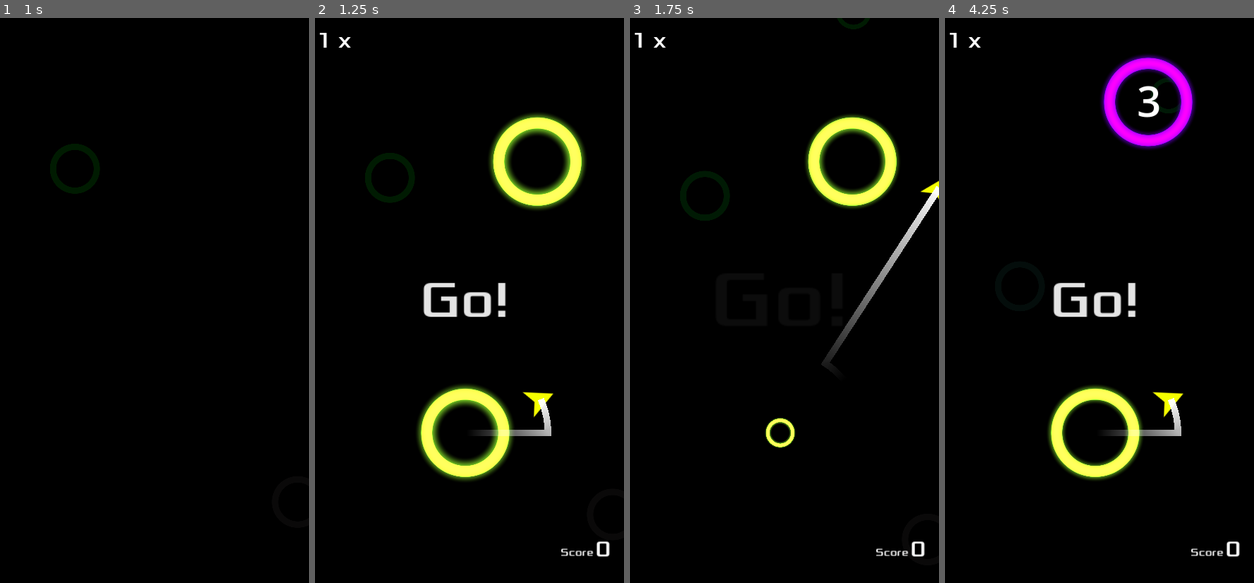
Above: before the commit, frames 1-4 (left to right).
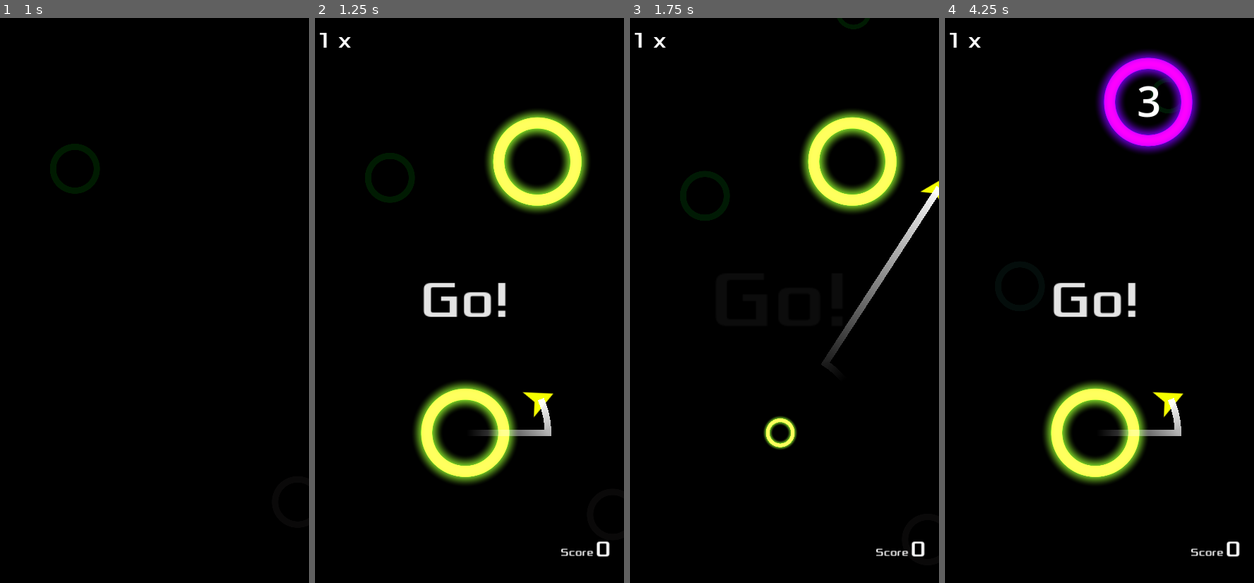
Above: after the commit, the same moments.

Repository: jrenato/circle_jump
Game: Godot game, scene res://Game/main.tscn
Same seed, same stepped clock (60 frames per second), same inputs: the game is played once before the commit and once after it. Sound files missing from this copy of the repository are replaced by a short silence.
Inputs (mouse positions are in pixels of both pictures, inside the frame that each line leads up to):
- Up to frame 1 (1 s): click "Start" at 0.5 s
- Up to frame 2 (1.25 s): no input
- Up to frame 3 (1.75 s): tap Enter at 1.25 s; move the mouse to (849, 272) at 1.27 s; hold Right (ui_right) from 1.28 s (still down); hold Ctrl from 1.28 s (still down); click (849, 272) at 1.42 s
- Up to frame 4 (4.25 s): release Right (ui_right) at 2 s; release Ctrl at 2 s; drag from (1031, 328) to (1167, 159) at 2.02 s; move the mouse to (1127, 176) at 2.77 s; hold Right (ui_right) 2.78-3.5 s; tap Z at 2.85 s; click "Retry" at 3.5 s

Frame 1 is identical in both runs. In frame 2, 3.8% of the frame differs, in the area x 31-89%, y 16-83%; in frame 3, 2.5%; in frame 4, 4.6%, in the area x 31-83%, y 5-83%.

Commit message:
Fixed circle capture effect

Diff:
--- a/Game/Circle/circle.gd
+++ b/Game/Circle/circle.gd
@@ -52,7 +52,8 @@
 
 	# Update the theme
 	sprite.material = sprite.material.duplicate()
-	sprite_effect.material = sprite.material
+	sprite_effect.material = sprite_effect.material.duplicate()
+	sprite_effect.material.set_shader_parameter("color", sprite.material.get_shader_parameter("color"))
 	orbit_progress_bar.tint_progress = Settings.theme["circle_fill"]
 
 	# Randomize the orbit direction
--- a/Game/Circle/circle.tscn
+++ b/Game/Circle/circle.tscn
@@ -1,8 +1,9 @@
-[gd_scene load_steps=13 format=3 uid="uid://cj7a4lchc8gh8"]
+[gd_scene load_steps=14 format=3 uid="uid://cj7a4lchc8gh8"]
 
 [ext_resource type="Script" path="res://Game/Circle/circle.gd" id="1_1qqjh"]
 [ext_resource type="Texture2D" uid="uid://d2cyw3pwjae06" path="res://Assets/Images/circle_1.png" id="1_mknme"]
 [ext_resource type="Shader" path="res://Resources/Shaders/circle_glow.gdshader" id="2_61gxt"]
+[ext_resource type="Shader" path="res://Resources/Shaders/color.gdshader" id="4_v1xx5"]
 [ext_resource type="Texture2D" uid="uid://bt7fwxlj42i5q" path="res://Assets/Images/circle_3.png" id="4_v6km0"]
 
 [sub_resource type="CircleShape2D" id="CircleShape2D_3iodi"]
@@ -11,16 +12,13 @@
 [sub_resource type="ShaderMaterial" id="ShaderMaterial_ifdf6"]
 shader = ExtResource("2_61gxt")
 shader_parameter/color = Color(0.101961, 1, 0, 1)
-shader_parameter/speed = 1.0
+shader_parameter/speed = 0.0
 shader_parameter/radius = 0.289
-shader_parameter/width = 0.186
+shader_parameter/width = 0.2
 
 [sub_resource type="ShaderMaterial" id="ShaderMaterial_elmqu"]
-shader = ExtResource("2_61gxt")
+shader = ExtResource("4_v1xx5")
 shader_parameter/color = Color(0.00729171, 0, 0.910716, 1)
-shader_parameter/speed = null
-shader_parameter/radius = 0.283
-shader_parameter/width = 0.248
 
 [sub_resource type="Animation" id="Animation_0apxe"]
 length = 0.001
